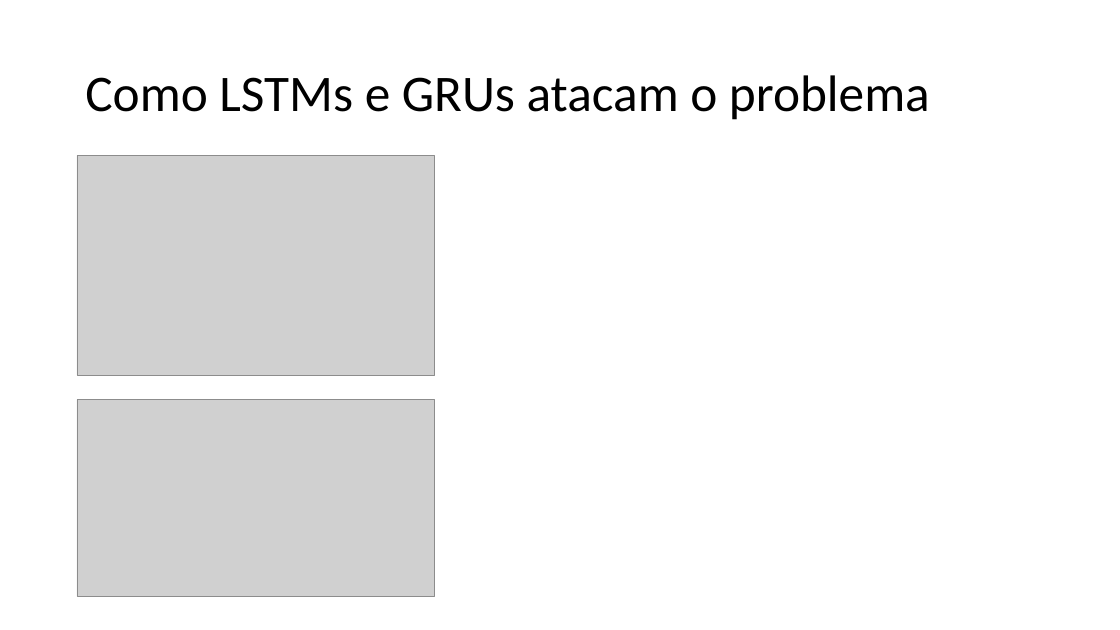
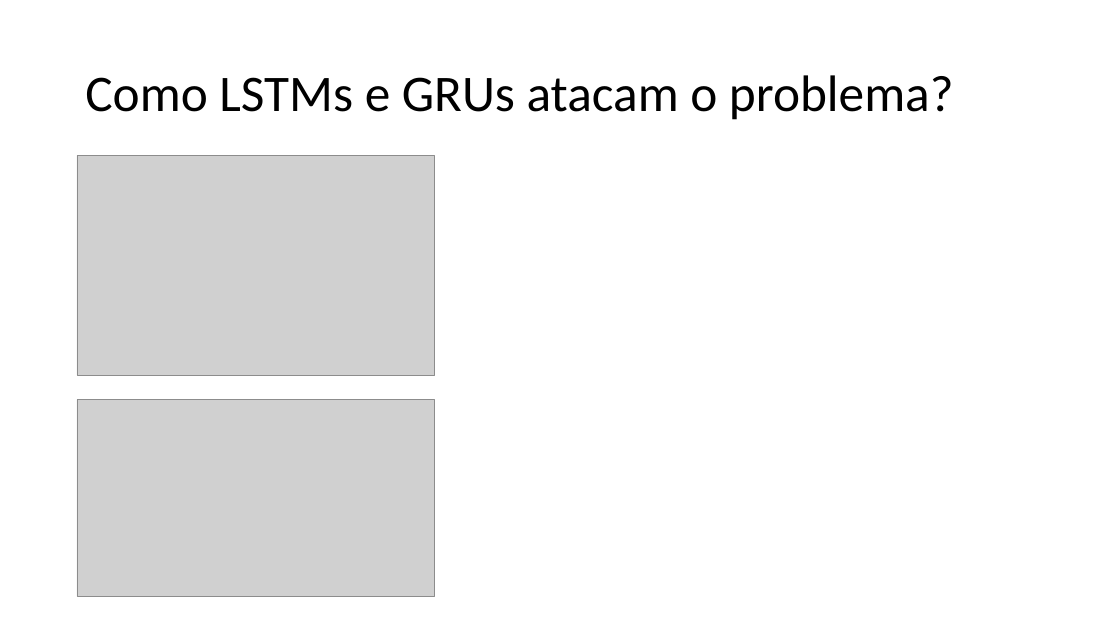
Before and after one commit to zz4fap/c24_inteligencia_artificial, a slide deck: slide 66 of slides/C24_RNN.pptx. Drawn at 1120x630 pixels with LibreOffice and Linux fonts; fonts in the diff are those of the drawing; grey boxes stand for pictures. Boxes give left, top, right and bottom in pixels: in the first picture for what was removed or moved away, otherwise in the second. Text is boxed around its words. In the diff, an @@ line names an element or a change of style, - is before the commit and + after.

```diff
--- a/slides/C24_RNN.pptx
+++ b/slides/C24_RNN.pptx
@@ title at (x1=85, y1=75, x2=954, y2=120): text changed @@
-Como LSTMs e GRUs atacam o problema
+Como LSTMs e GRUs atacam o problema?
```
Also in this commit, not shown: 7 other slides changed.
